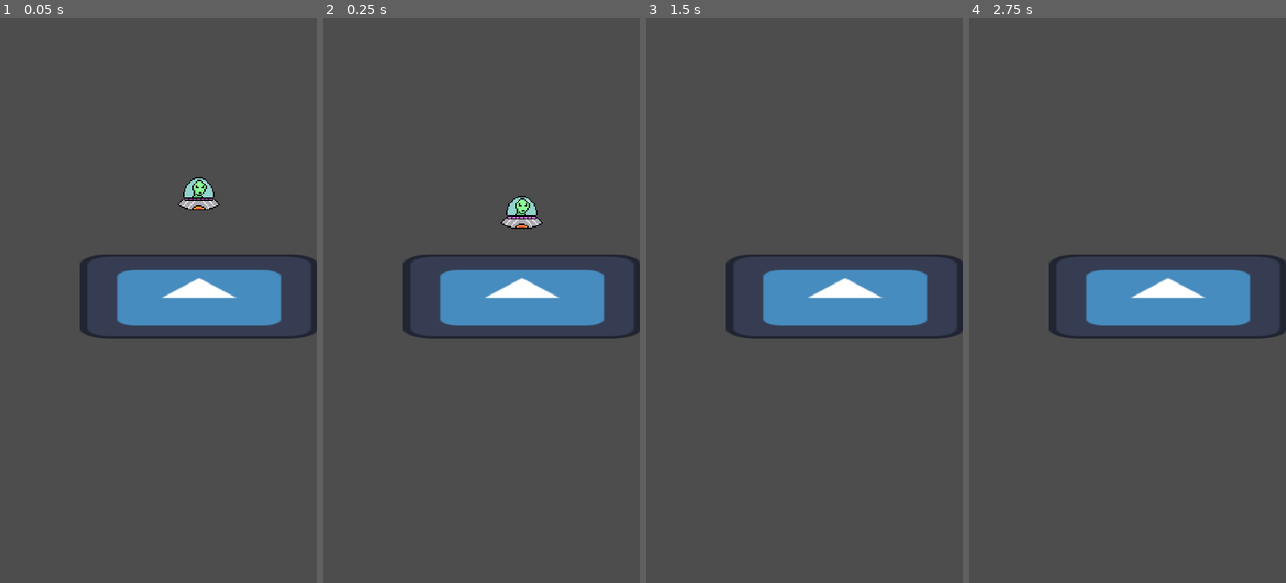
Above: before the commit, frames 1-4 (left to right).
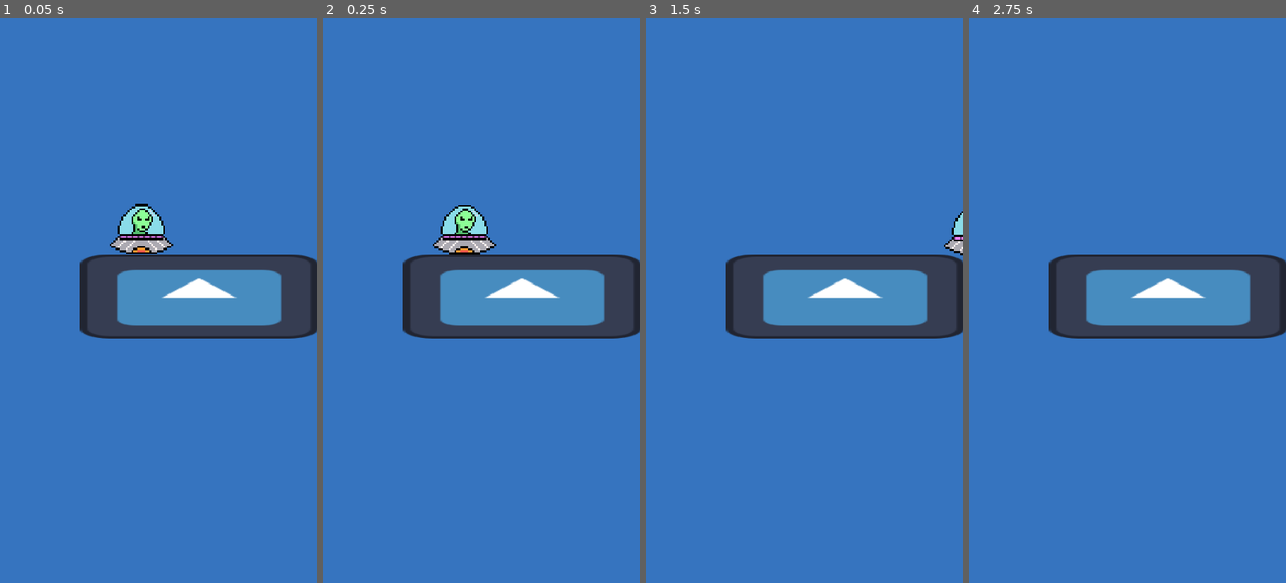
Above: after the commit, the same moments.

Repository: mcneiljv/bellas-day-out
Game: Godot game, scene res://player.tscn
Two runs of this game, one before a commit and one after it. Both use one fixed random seed, a clock stepped at 60 frames per second and the inputs below. The project has no main scene, so this scene is started directly. The engine's default icon, where the game draws it, is replaced by a stand-in: a white triangle on a blue panel in a dark square.
Inputs:
- Up to frame 1 (0.05 s): no input
- Up to frame 2 (0.25 s): no input
- Up to frame 3 (1.5 s): tap Enter (ui_accept) at 0.5, 0.77 s; hold Right (ui_right) from 0.53 s (still down)
- Up to frame 4 (2.75 s): tap Enter (ui_accept) at 1.52, 2 s; release Right (ui_right) at 2.03 s; hold Left (ui_left) from 2.03 s (still down)

The runs differ from the first frame. In frame 1, 89% of the frame differs, in the area x 0-100%, y 0-100%; in frame 2, 89%; in frame 3, 89%; in frame 4, 89%.

Commit message:
Create assets folder/move sprite; Add background rect to scene

Diff:
--- a/player.tscn
+++ b/player.tscn
@@ -1,29 +1,34 @@
 [gd_scene format=3 uid="uid://bkljevpwukip6"]
 
-[ext_resource type="Texture2D" uid="uid://b8hmd2licl4fc" path="res://ufo-guy.png" id="1_4flbx"]
+[ext_resource type="Texture2D" uid="uid://b8hmd2licl4fc" path="res://assets/ufo-guy.png" id="1_4flbx"]
 [ext_resource type="Script" uid="uid://8dtxus5p65t6" path="res://player.gd" id="1_i3pqv"]
 [ext_resource type="Texture2D" uid="uid://bqpyhh0rw2udr" path="res://icon.svg" id="3_i3pqv"]
 
 [sub_resource type="CapsuleShape2D" id="CapsuleShape2D_onrkg"]
-radius = 23.0
-height = 52.0
+radius = 34.0
+height = 76.0
 
 [sub_resource type="RectangleShape2D" id="RectangleShape2D_hqtel"]
 size = Vector2(362, 127)
 
-[node name="Node2D" type="Node2D" unique_id=1910777052]
+[node name="Main" type="Node2D" unique_id=1910777052]
+
+[node name="Background" type="ColorRect" parent="." unique_id=49135327]
+offset_right = 480.0
+offset_bottom = 854.0
+color = Color(0.21052775, 0.45612204, 0.74810255, 1)
 
 [node name="Player" type="CharacterBody2D" parent="." unique_id=429487559]
 script = ExtResource("1_i3pqv")
 
 [node name="Sprite2D" type="Sprite2D" parent="Player" unique_id=690505257]
 texture_filter = 1
-position = Vector2(301, 266)
-scale = Vector2(2, 2)
+position = Vector2(214.00002, 320)
+scale = Vector2(3, 3)
 texture = ExtResource("1_4flbx")
 
 [node name="CollisionShape2D" type="CollisionShape2D" parent="Player" unique_id=735032906]
-position = Vector2(301, 265)
+position = Vector2(214, 318)
 shape = SubResource("CapsuleShape2D_onrkg")
 
 [node name="StaticBody2D" type="StaticBody2D" parent="." unique_id=1534698011]
--- a/project.godot
+++ b/project.godot
@@ -29,7 +29,7 @@
 jump={
 "deadzone": 0.2,
 "events": [Object(InputEventKey,"resource_local_to_scene":false,"resource_name":"","device":16,"window_id":0,"alt_press …(190 unchanged characters)…
-, Object(InputEventMouseButton,"resource_local_to_scene":fal …(106 unchanged characters)… alse,"meta_pressed":false,"button_mask":0,"position":Vector2(0, 0),"global_position":Vector2(0, 0),"factor":1.0,"button_index":1,"canceled":false,"pressed":false,"double_click":false,"script":null)
+, Object(InputEventMouseButton,"resource_local_to_scene":fal …(106 unchanged characters)… alse,"meta_pressed":false,"button_mask":1,"position":Vector2(1156, 30),"global_position":Vector2(1175, 126),"factor":1.0,"button_index":1,"canceled":false,"pressed":true,"double_click":false,"script":null)
 ]
 }
 
Renamed: ufo-guy.png -> assets/ufo-guy.png
Not shown, changed: assets/ufo-guy.png.import
